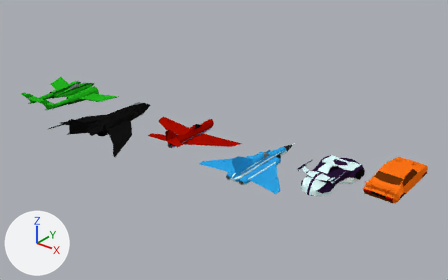
What one commit did to the Blender file assets/models/loop_shapes.blend.
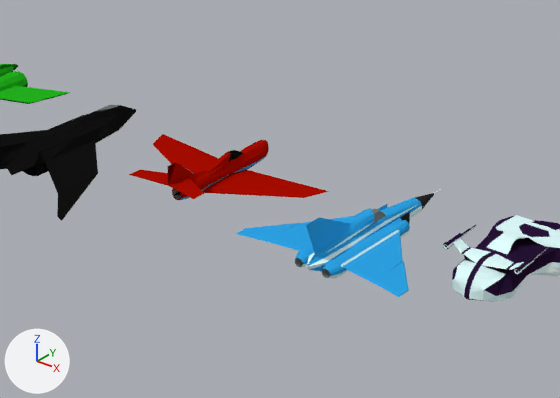
Each version appears first whole from a 50 mm lens placed at (8.3, -21.4, 13.4), pointed at (-8.8, 0.0, 0.2), and next in a close-up on the part from 19% to 79% of the width and 19% to 87% of the height. Lighting does not change. The marker at lower left points along +X, +Y and +Z.

Names of what the first close-up shows: 'Loop 2', 'Loop 3', 'Loop 4', 'Loop 4B', 'Loop 5'.
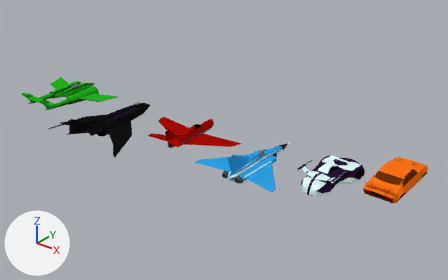
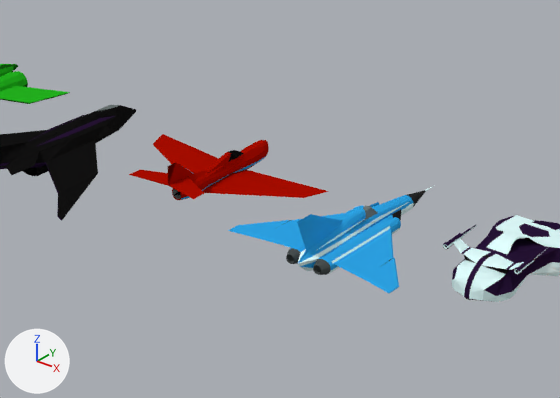
Location of each change, (x1, y1, x2, y2) in pixels of the close-ups (560 x 398 px; the box of a moved part takes in the faces that stretch with it):
'Loop 4B', reshaped, moved: before (236, 189, 441, 297); after (228, 186, 433, 293)
part 1 of me_loop_4b, moved or reshaped: before (378, 203, 410, 221); after (370, 202, 401, 218)
part 2 of me_loop_4b, recoloured: before (295, 252, 339, 276); after (287, 248, 330, 273)
part 3 of me_loop_4b, recoloured: before (302, 264, 339, 278); after (293, 260, 330, 275)
part 4 of me_loop_4b, recoloured: before (292, 223, 403, 278); after (275, 220, 393, 275)

What changed in the scene script:
```text
Add mat_shape14grey:
    mat_shape14grey = diffuse_material('Shape14Grey')
    mat_shape14grey.base_color = (0.0671, 0.08, 0.0791)  # dark grey #49504f
Change me_loop_4b:
    used by ob_loop_4b; location = (-5.81, -1.18, 0.0)
    verts and faces of me_loop_4b; kept vertices keep their numbers, new ones are numbered from 531
    before: 72 (-0.28, 0.81, 0.21), 73 (-0.3, 1.22, 0.21), 74 (-0.38, 0.79, 0.19), 84 (-0.32, 0.8, 0.17), 85 (-0.3, 1.22, 0.17)
    before: 118 (-0.3, 1.22, 0.49) at pixel (387, 203), 332 (0.28, 0.81, 0.21), 333 (0.3, 1.22, 0.21) at pixel (409, 222), 334 (0.38, 0.79, 0.19), 344 (0.32, 0.8, 0.17)
    before: 345 (0.3, 1.22, 0.17) at pixel (409, 224), 378 (0.3, 1.22, 0.49) at pixel (409, 211)
    remove me_loop_4b.from_pydata(...)  # 531 vertices, 620 faces; spans x -2.08..2.08, y -2.09..3.01, z 0.09..1.39
    add me_loop_4b.from_pydata(...)  # 530 vertices, 622 faces; spans x -2.08..2.08, y -2.09..3.01, z 0.09..1.39
    me_loop_4b part 1
    add delete_vertices([85, 345])  # with the faces that use them
    add verts[118] = (-0.3, 1.2, 0.47)  # moved, pixel (378, 201)
    add verts[378] = (0.3, 1.2, 0.47)  # moved, pixel (400, 209)
    add faces += [(333, 334, 344), (73, 84, 74)]  # mat_shape4black (black #2a2a2a)
    add faces += [(332, 333, 344), (72, 84, 73)]  # mat_shape5a (white #e2ffff)
    me_loop_4b part 2: 22 faces spanning x -0.55..0.55, y -1.87..-1.68, z 0.3..0.49 switch from mat_shape4 (blue #2ea5e7) to mat_shape14grey (dark grey #49504f)
    me_loop_4b part 3: 18 faces spanning x -0.55..0.55, y -1.87..-1.68, z 0.17..0.33 switch from mat_shape5a (white #e2ffff) to mat_shape14grey (dark grey #49504f)
    me_loop_4b part 4: 86 faces spanning x -1.36..1.36, y -1.87..0.83, z 0.18..0.76 switch from mat_shape1c (grey #727c7b) to mat_shape14grey (dark grey #49504f)
Change ob_loop_4b:
    ob_loop_4b.location: (-5.81, -1.18, 0.0) -> (-6.04, -1.18, 0.0)
```
